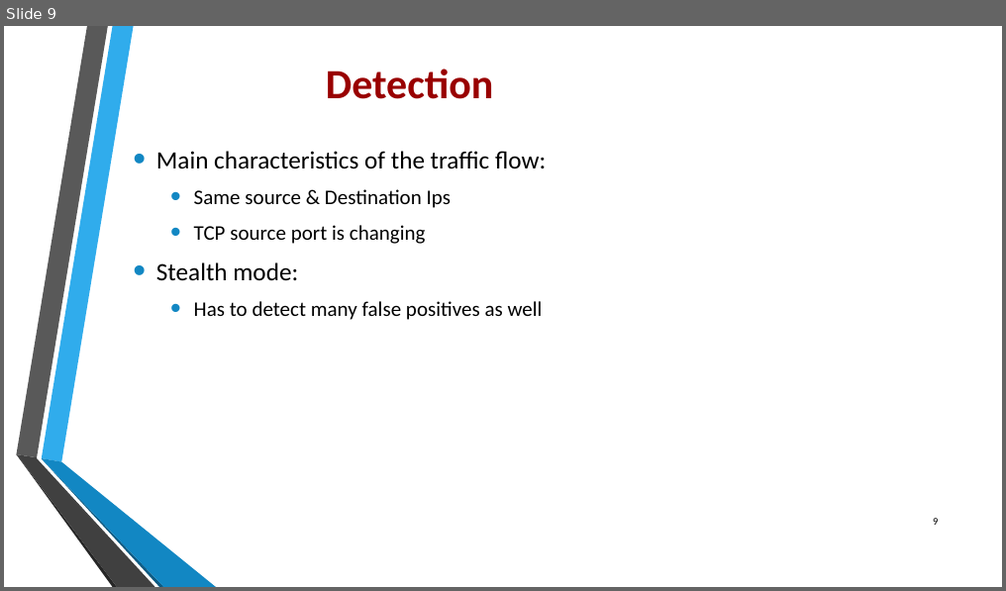
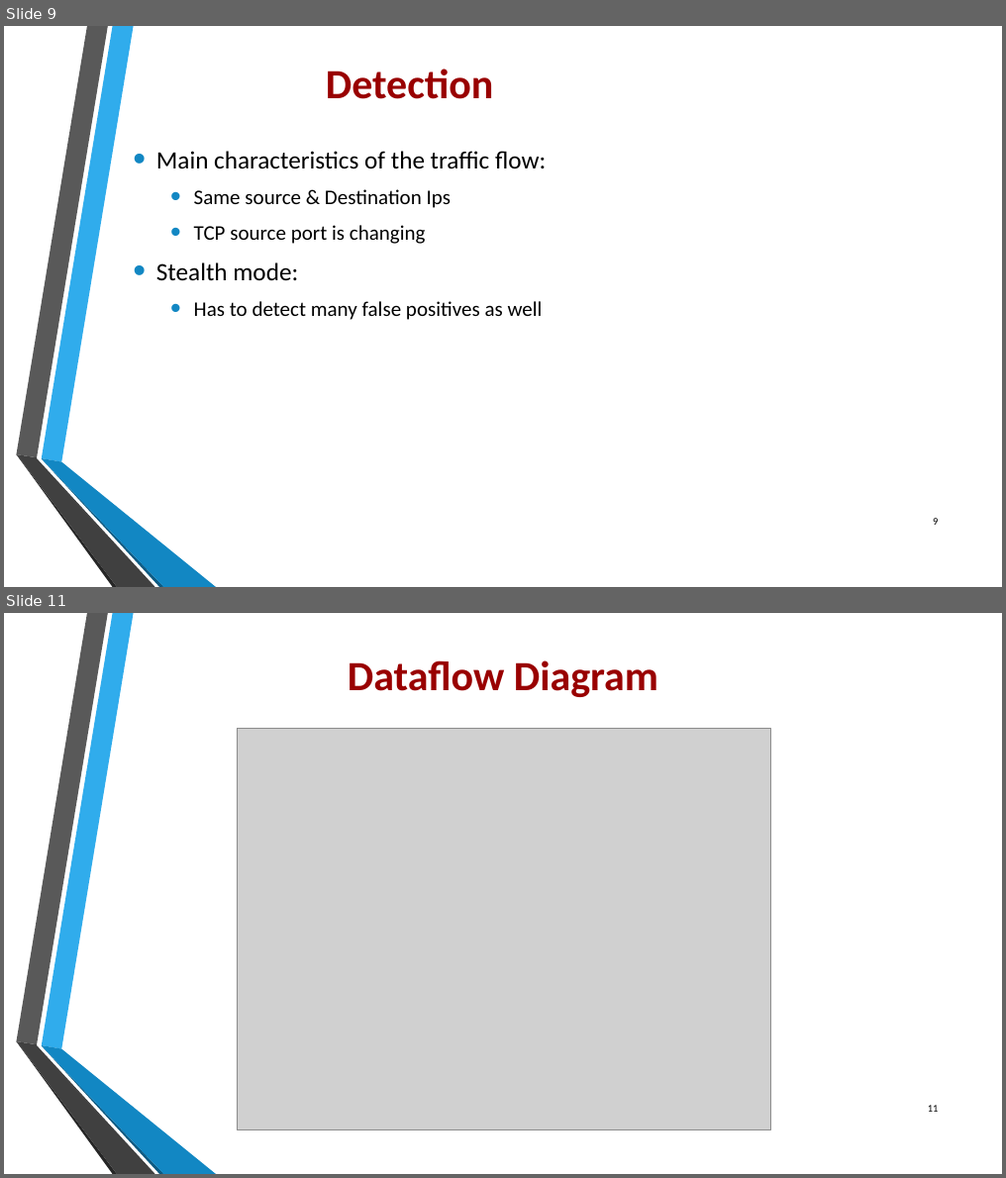
Before and after one commit to jacobnunno/TCP-Data-Exfiltration, a slide deck: Exfiltration_TCP_SourcePort.pptx. Shown one above the other, each under a label of ours: slide 9 before the commit, slides 9 and 11 after it; the slides between them are not shown. The pictures are 1006x591 and 1006x1178 pixels, drawn with LibreOffice and Linux fonts; fonts in the diff are those of the drawing; grey boxes stand for pictures; background and template pictures are left out. Boxes give left, top, right and bottom in pixels: in the first picture for what was removed or moved away, otherwise in the second. Text is boxed around its words. In the diff, an @@ line names an element or a change of style, - is before the commit and + after.

```diff
--- a/Exfiltration_TCP_SourcePort.pptx
+++ b/Exfiltration_TCP_SourcePort.pptx
@@ slide 11 added at bbox=[4, 613, 1002, 1174], background picture (left out); not listed: 6 template elements that a slide beside it also shows @@
@@ text added at bbox=[348, 661, 658, 697], 40 pt, text #990000, bold @@
+Dataflow Diagram
@@ picture added at bbox=[237, 729, 771, 1131] @@
@@ page number added at bbox=[928, 1105, 939, 1112], 10 pt, text #000000 @@
+11
```
Also in this commit, not shown: 1 slide changed, 6 other slides added, 1 slide removed.
